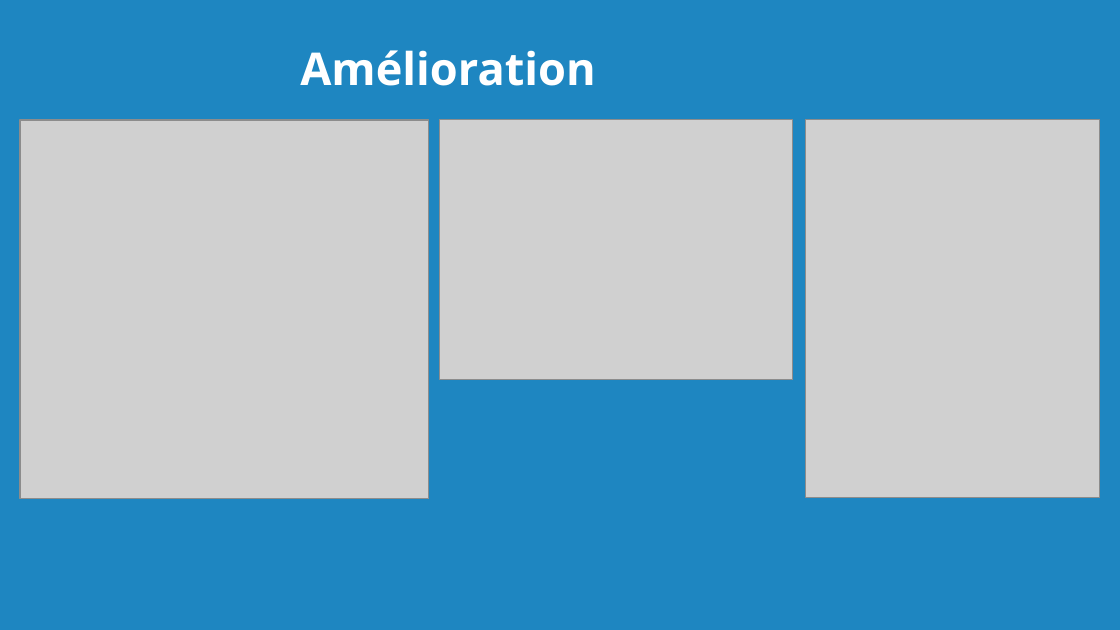
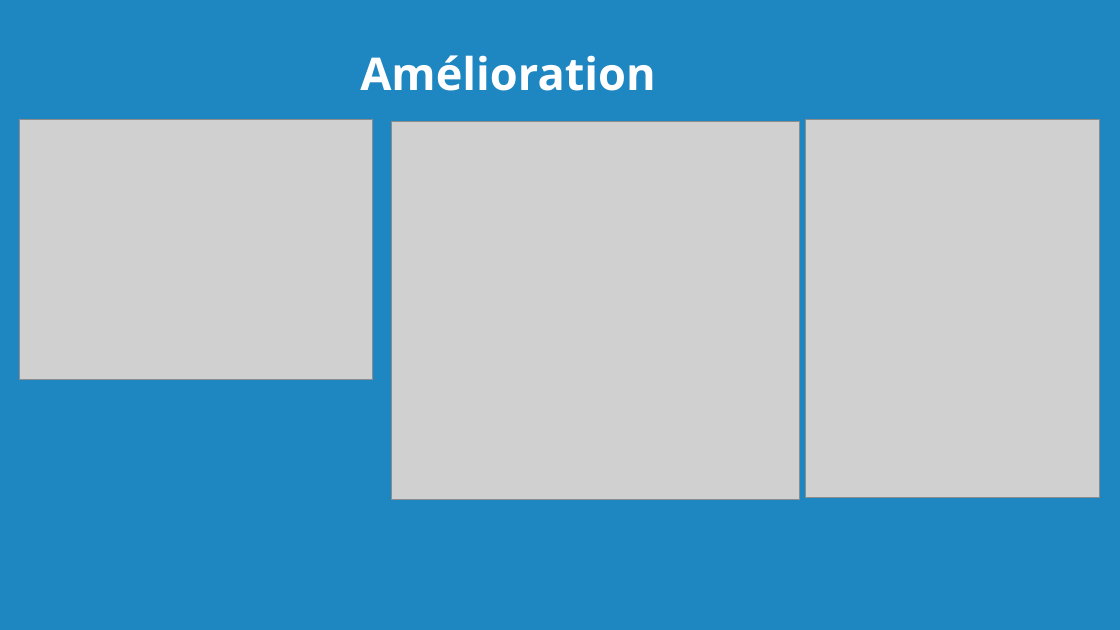
Before and after one commit to Georgie1502/Dossier, a slide deck: slide 17 of 3_Mon_Projet_Fil_Rouge/1_Cahier_des_charges/Presentation Batimelles.odp. Drawn at 1120x630 pixels with LibreOffice and Linux fonts; fonts in the diff are those of the drawing; grey boxes stand for pictures; background and template pictures are left out. Boxes give left, top, right and bottom in pixels: in the first picture for what was removed or moved away, otherwise in the second. Text is boxed around its words. In the diff, an @@ line names an element or a change of style, - is before the commit and + after.

```diff
--- a/3_Mon_Projet_Fil_Rouge/1_Cahier_des_charges/Presentation Batimelles.odp
+++ b/3_Mon_Projet_Fil_Rouge/1_Cahier_des_charges/Presentation Batimelles.odp
@@ text "Amélioration": place and size @@
-text "Amélioration" at <box>300,50,596,86</box>
+text "Amélioration" at <box>360,55,656,91</box>
@@ picture: place and size @@
-picture at <box>20,120,429,499</box>
+picture at <box>20,120,373,380</box>
@@ picture: place and size @@
-picture at <box>440,120,793,380</box>
+picture at <box>391,121,800,500</box>
```
Also in this commit, not shown: 4 other slides changed, 1 other file.
